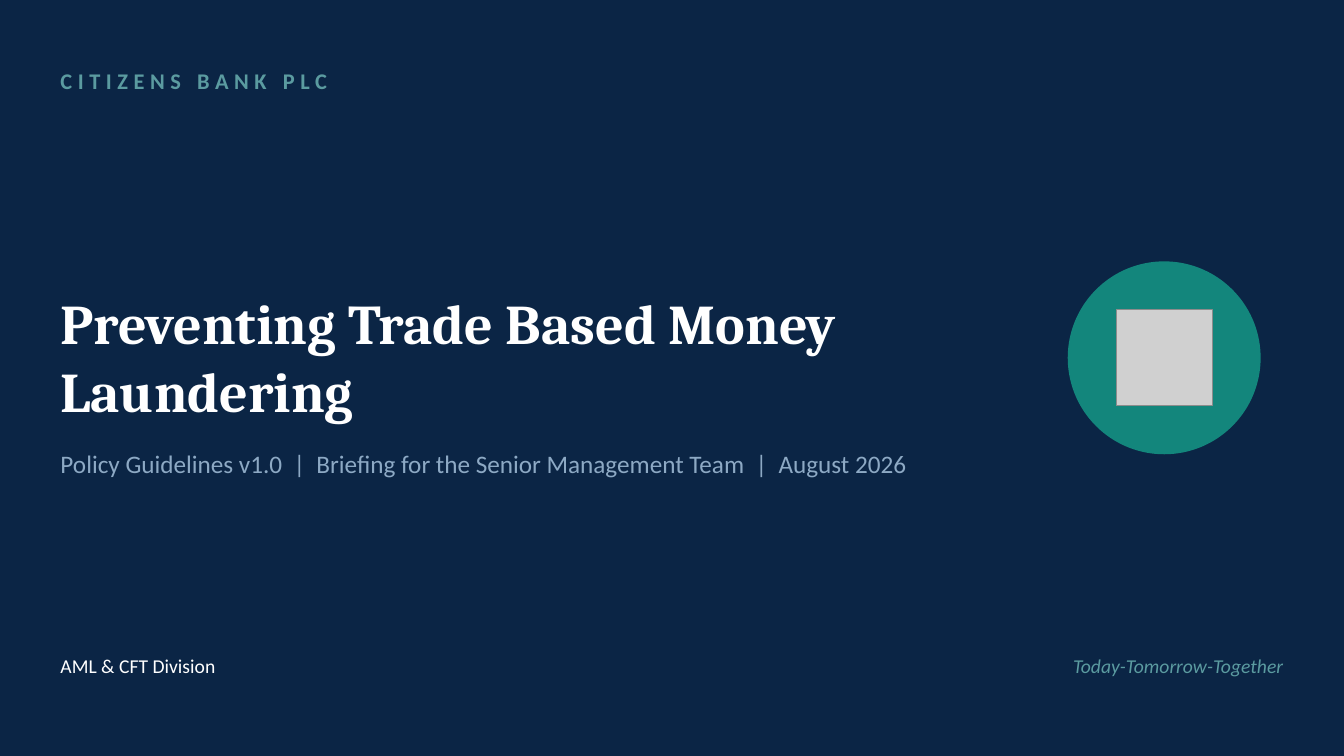
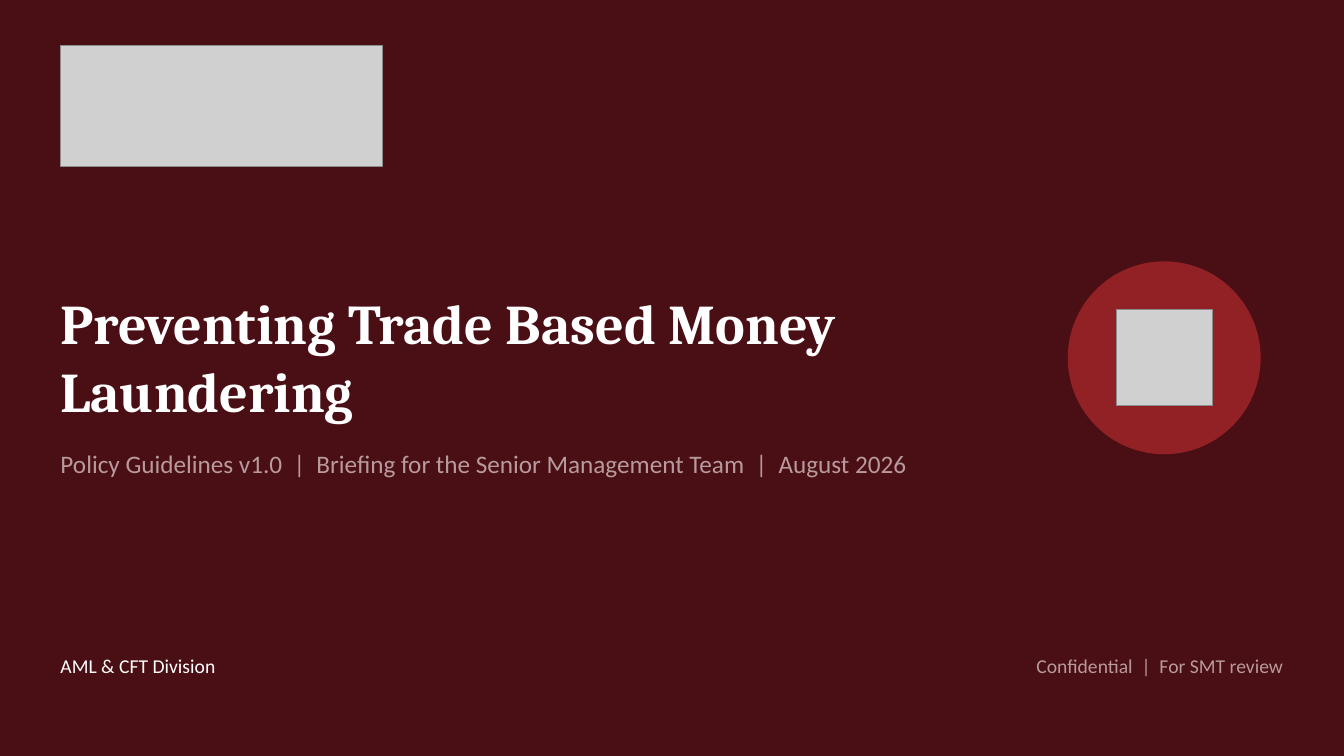
Before and after one commit to Subroto92/Code-check, a slide deck: slide 1 of TBML_Policy_SMT_Presentation.pptx. Drawn at 1344x756 pixels with LibreOffice and Linux fonts; fonts in the diff are those of the drawing; grey boxes stand for pictures. Boxes give left, top, right and bottom in pixels: in the first picture for what was removed or moved away, otherwise in the second. Text is boxed around its words. In the diff, an @@ line names an element or a change of style, - is before the commit and + after.

```diff
--- a/TBML_Policy_SMT_Presentation.pptx
+++ b/TBML_Policy_SMT_Presentation.pptx
@@ background #0B2545 to #4A0E15 @@
@@ picture added at bbox=[60, 45, 383, 166] @@
@@ text removed at bbox=[60, 74, 327, 89] @@
-CITIZENS BANK PLC
@@ ellipse at bbox=[1069, 262, 1260, 454]: fill #13867C to #912125; outline #13867C 1 pt to #912125 1 pt @@
@@ text "Policy Guidelines v1.0 | Briefing ..." at bbox=[60, 455, 906, 478]: text colour #8DA9C4 to #B89A9D @@
@@ text at bbox=[1036, 659, 1283, 673]: text changed; text colour #5B9BA0 to #B89A9D; italic off @@
-Today-Tomorrow-Together
+Confidential | For SMT review
```
Also in this commit, not shown: 11 other slides changed.
